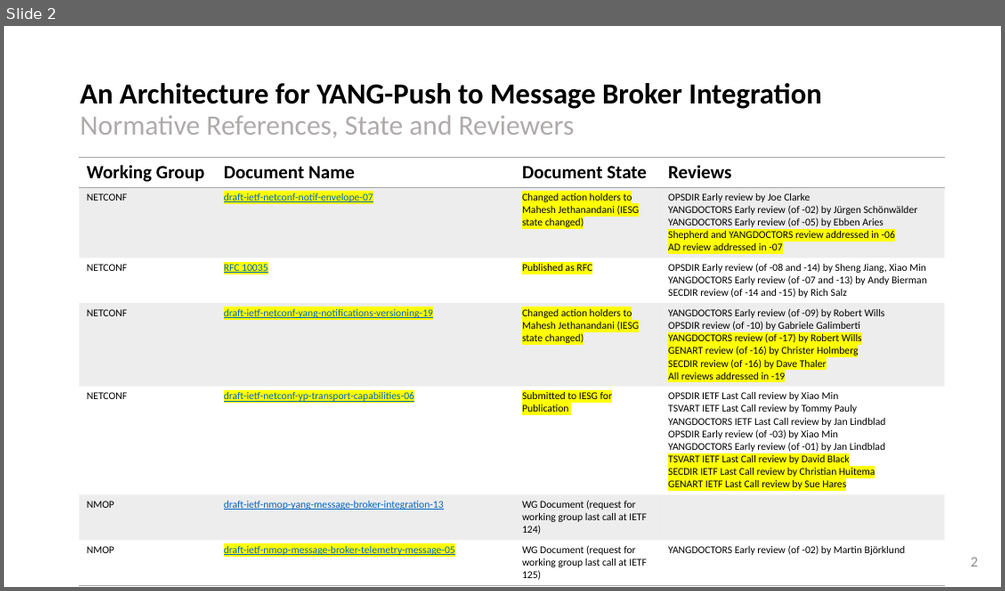
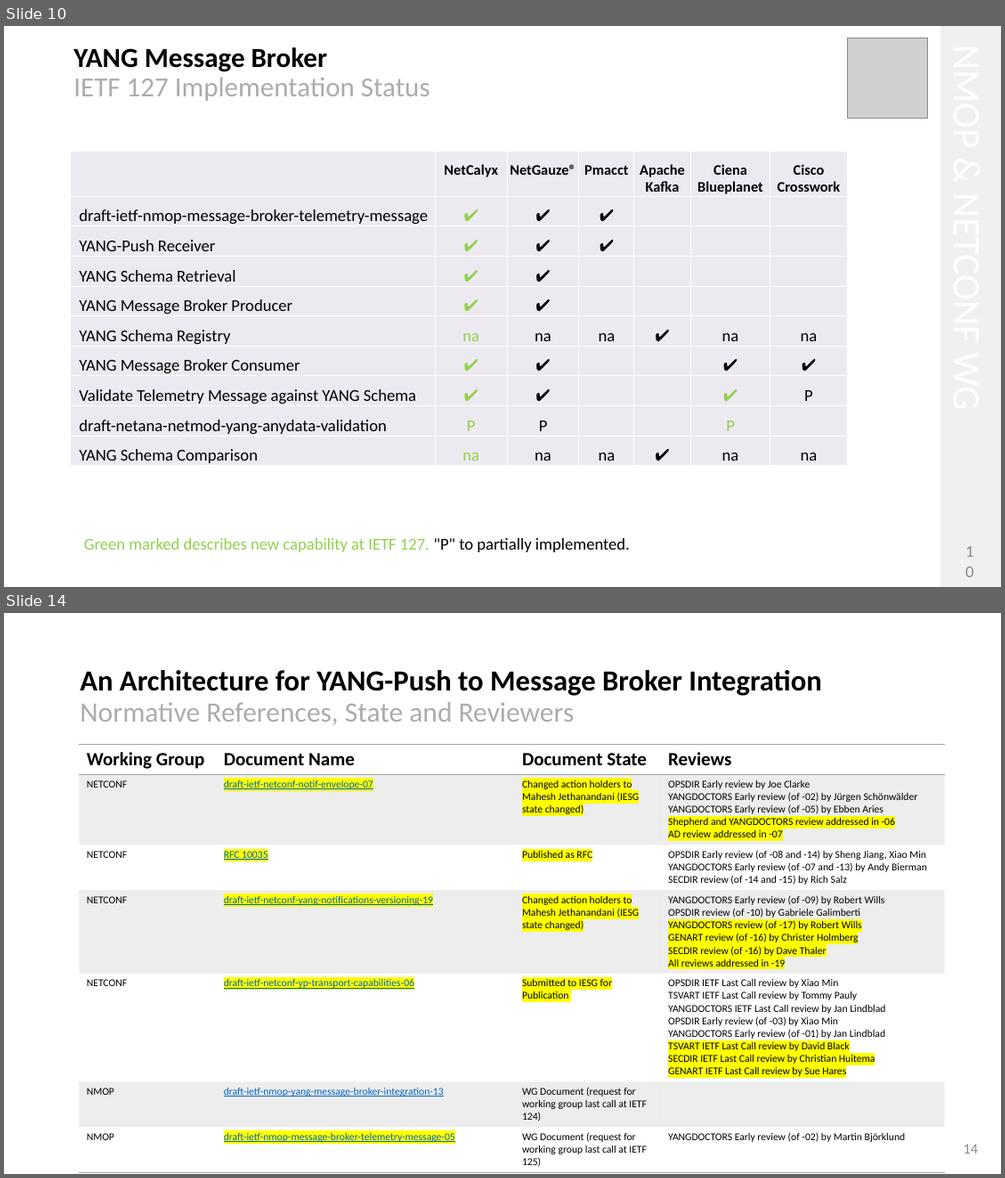
Before and after one commit to network-analytics/ietf-network-analytics-document-status, a slide deck: 127/NMOP/draft-ietf-nmop-yang-message-broker-integration-13.pptx. Shown one above the other, each under a label of ours: slide 2 before the commit, slides 10 and 14 after it; the slides between them are not shown. The pictures are 1005x591 and 1005x1178 pixels, drawn with LibreOffice and Linux fonts; fonts in the diff are those of the drawing; grey boxes stand for pictures. Boxes give left, top, right and bottom in pixels: in the first picture for what was removed or moved away, otherwise in the second. Text is boxed around its words. In the diff, an @@ line names an element or a change of style, - is before the commit and + after.

```diff
--- a/127/NMOP/draft-ietf-nmop-yang-message-broker-integration-13.pptx
+++ b/127/NMOP/draft-ietf-nmop-yang-message-broker-integration-13.pptx
@@ slide 10 added at (4, 26, 1001, 587), background #FFFFFF @@
@@ text added at (73, 47, 430, 101), 26.7 pt, text #AEABAB @@
+YANG Message Broker
+IETF 127 Implementation Status
@@ picture added at (848, 38, 928, 118) @@
@@ rectangle added at (940, 26, 1001, 587), fill #F1F0F0 @@
@@ table added at (71, 151, 848, 467), 10 rows, 7 columns @@
+ | NetCalyx | NetGauze® | Pmacct | Apache Kafka | Ciena Blueplanet | Cisco Crosswork
+draft-ietf-nmop-message-broker-telemetry-message | ✔ | ✔ | ✔ |  |  | 
+YANG-Push Receiver | ✔ | ✔ | ✔ |  |  | 
+YANG Schema Retrieval | ✔ | ✔ |  |  |  | 
+YANG Message Broker Producer | ✔ | ✔ |  |  |  | 
+YANG Schema Registry | na | na | na | ✔ | na | na
+YANG Message Broker Consumer | ✔ | ✔ |  |  | ✔ | ✔
+Validate Telemetry Message against YANG Schema | ✔ | ✔ |  |  | ✔ | P
+draft-netana-netmod-yang-anydata-validation | P | P |  |  | P | 
+YANG Schema Comparison | na | na | na | ✔ | na | na
@@ text added at (84, 538, 630, 552), 16 pt, text #92D050 @@
+Green marked describes new capability at IETF 127. "P" to partially implemented.
@@ page number added at (959, 546, 979, 576), 16 pt, text #888888 @@
+10
@@ what was slide 2 is now slide 14 @@
@@ page number at (963, 1143, 979, 1153): text changed @@
-2
+14
```
Also in this commit, not shown: 12 other slides added, 1 slide removed, 1 other file.
